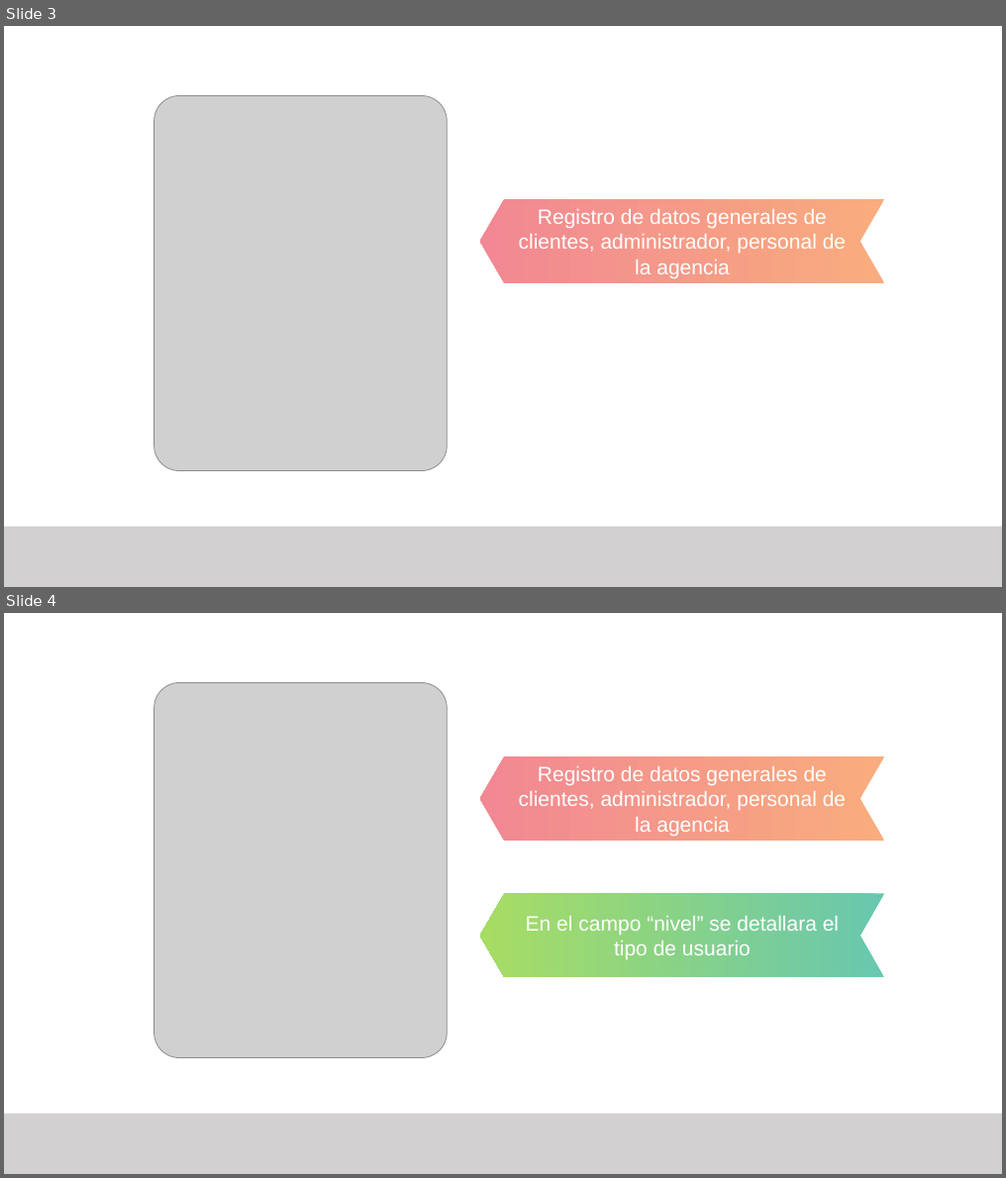
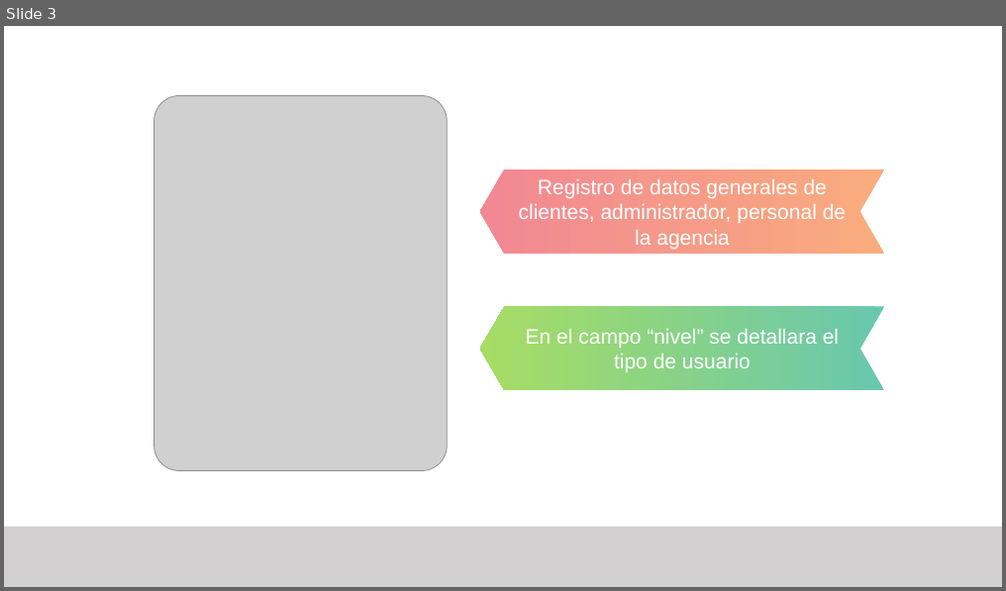
Before and after one commit to AbiPineda/SistemaAgencia, a slide deck: Documentacion/Base de Datos - Agencia de Viajes.pptx. Shown one above the other, each under a label of ours: slides 3 and 4 before the commit, slide 3 after it. The pictures are 1006x1178 and 1006x591 pixels, drawn with LibreOffice and Linux fonts; fonts in the diff are those of the drawing; grey boxes stand for pictures. Boxes give left, top, right and bottom in pixels: in the first picture for what was removed or moved away, otherwise in the second. Text is boxed around its words. In the diff, an @@ line names an element or a change of style, - is before the commit and + after.

```diff
--- a/Documentacion/Base de Datos - Agencia de Viajes.pptx
+++ b/Documentacion/Base de Datos - Agencia de Viajes.pptx
@@ slide 3 removed at (4,26,1002,587), background #FFFFFF @@
@@ picture removed at (154,95,448,471) @@
@@ chevron removed at (480,199,884,282) @@
-Registro de datos generales de clientes, administrador, personal de la agencia
@@ rectangle removed at (4,527,1002,587) @@
@@ what was slide 4 is now slide 3 @@
```
Also in this commit, not shown: 4 slides added.
